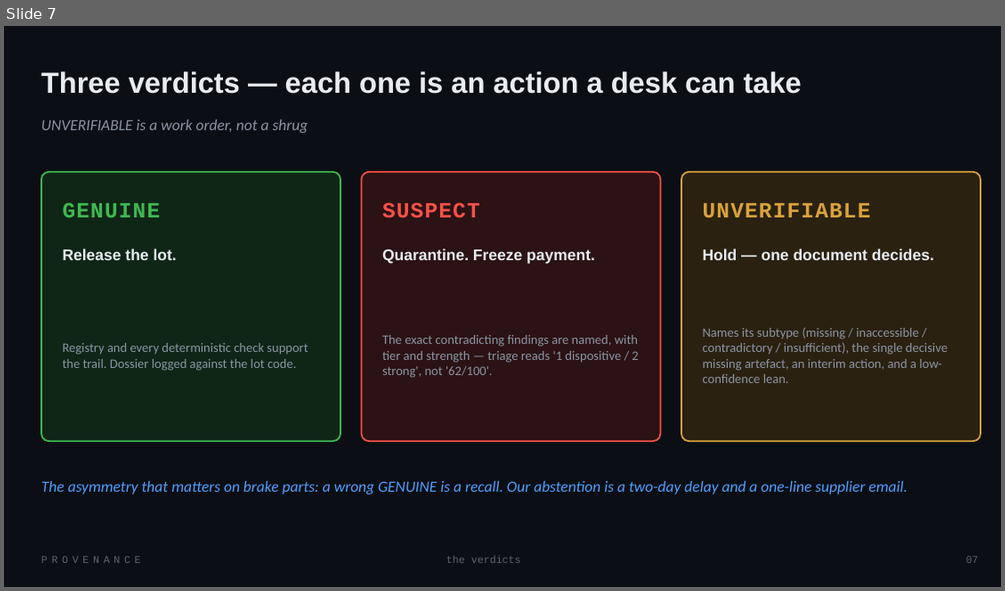
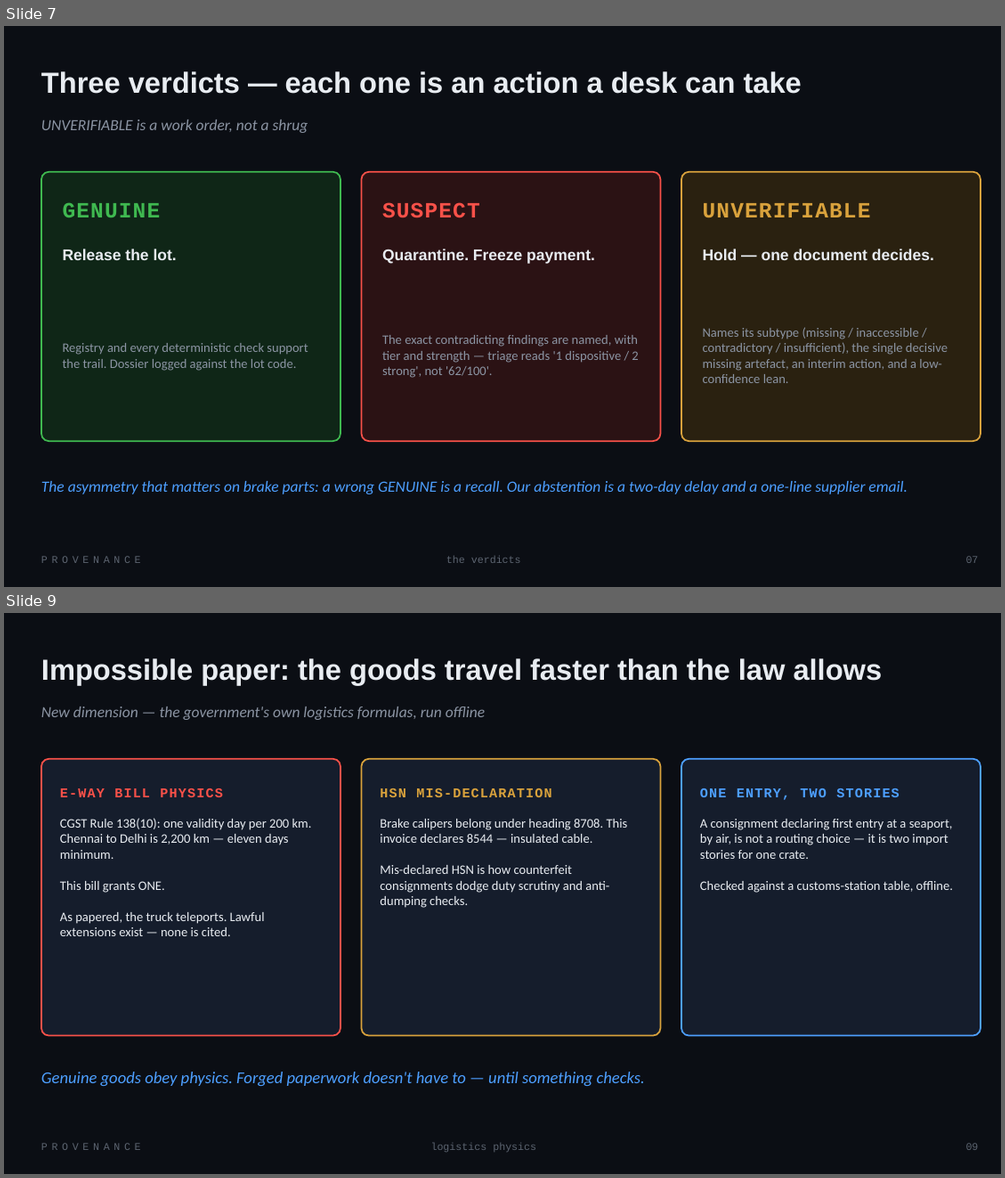
Before and after one commit to AaronHiresense/Provenance, a slide deck: docs/provenance-deck.pptx. Shown one above the other, each under a label of ours: slide 7 before the commit, slides 7 and 9 after it; the slides between them are not shown. The pictures are 1005x591 and 1005x1178 pixels, drawn with LibreOffice and Linux fonts; fonts in the diff are those of the drawing. Boxes give left, top, right and bottom in pixels: in the first picture for what was removed or moved away, otherwise in the second. Text is boxed around its words. In the diff, an @@ line names an element or a change of style, - is before the commit and + after.

```diff
--- a/docs/provenance-deck.pptx
+++ b/docs/provenance-deck.pptx
@@ slide 9 added at bbox=[4, 613, 1001, 1174], background #0B0E14 @@
@@ text added at bbox=[41, 658, 882, 685], 28 pt, text #E8ECF1, bold @@
+Impossible paper: the goods travel faster than the law allows
@@ text added at bbox=[41, 706, 485, 720], 15 pt, text #8B94A3, italic @@
+New dimension — the government's own logistics formulas, run offline
@@ rounded rectangle added at bbox=[41, 759, 340, 1036], fill #151D2C, outline #F85149 1.5 pt @@
@@ rounded rectangle added at bbox=[362, 759, 661, 1036], fill #151D2C, outline #D9A23C 1.5 pt @@
@@ rounded rectangle added at bbox=[681, 759, 980, 1036], fill #151D2C, outline #4D9FFF 1.5 pt @@
@@ text added at bbox=[60, 788, 222, 797], 13 pt, text #F85149, bold @@
+E-WAY BILL PHYSICS
@@ text added at bbox=[380, 788, 551, 797], 13 pt, text #D9A23C, bold @@
+HSN MIS-DECLARATION
@@ text added at bbox=[700, 788, 898, 800], 13 pt, text #4D9FFF, bold @@
+ONE ENTRY, TWO STORIES
@@ text added at bbox=[60, 818, 312, 936], 12.5 pt, text #E8ECF1 @@
+CGST Rule 138(10): one validity day per 200 km. Chennai to Delhi is 2,200 km — eleven days minimum.
+This bill grants ONE.
+As papered, the truck teleports. Lawful extensions exist — none is cited.
@@ text added at bbox=[380, 819, 628, 908], 12.5 pt, text #E8ECF1 @@
+Brake calipers belong under heading 8708. This invoice declares 8544 — insulated cable.
+Mis-declared HSN is how counterfeit consignments dodge duty scrutiny and anti-dumping checks.
@@ text added at bbox=[700, 819, 953, 892], 12.5 pt, text #E8ECF1 @@
+A consignment declaring first entry at a seaport, by air, is not a routing choice — it is two import stories for one crate.
+Checked against a customs-station table, offline.
@@ text added at bbox=[41, 1071, 645, 1086], 16 pt, text #4D9FFF, italic @@
+Genuine goods obey physics. Forged paperwork doesn't have to — until something checks.
@@ text added at bbox=[41, 1143, 141, 1150], 10 pt, text #5C6470 @@
+PROVENANCE
@@ text added at bbox=[431, 1142, 536, 1151], 10 pt, text #5C6470 @@
+logistics physics
@@ text added at bbox=[966, 1143, 979, 1150], 10 pt, text #5C6470 @@
+09
```
Also in this commit, not shown: 6 slides changed, 1 other slide added, 16 other files.
